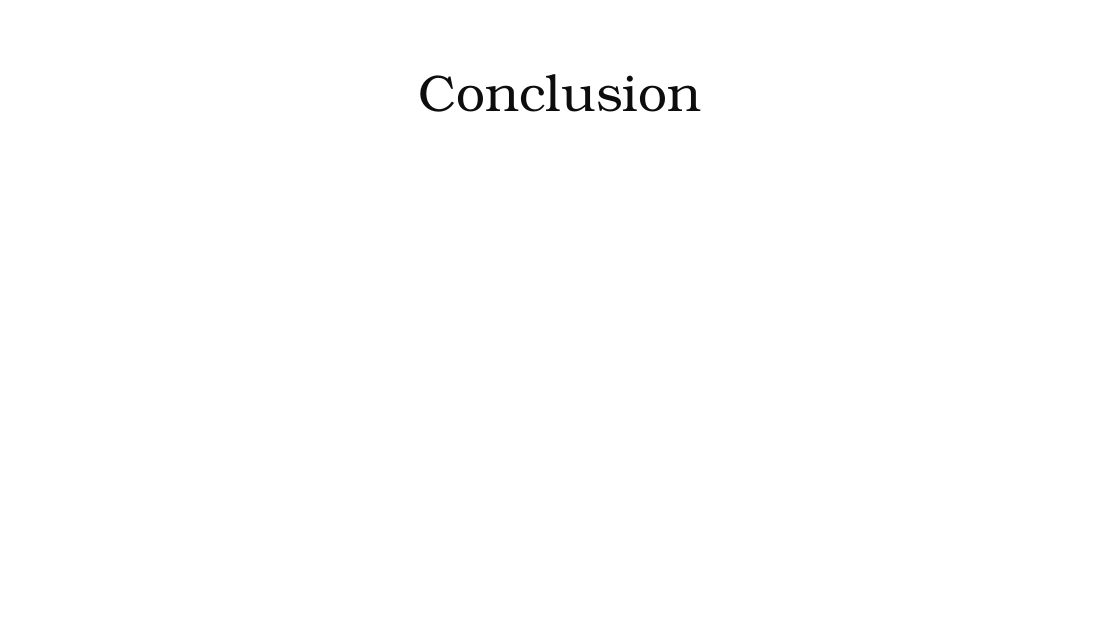
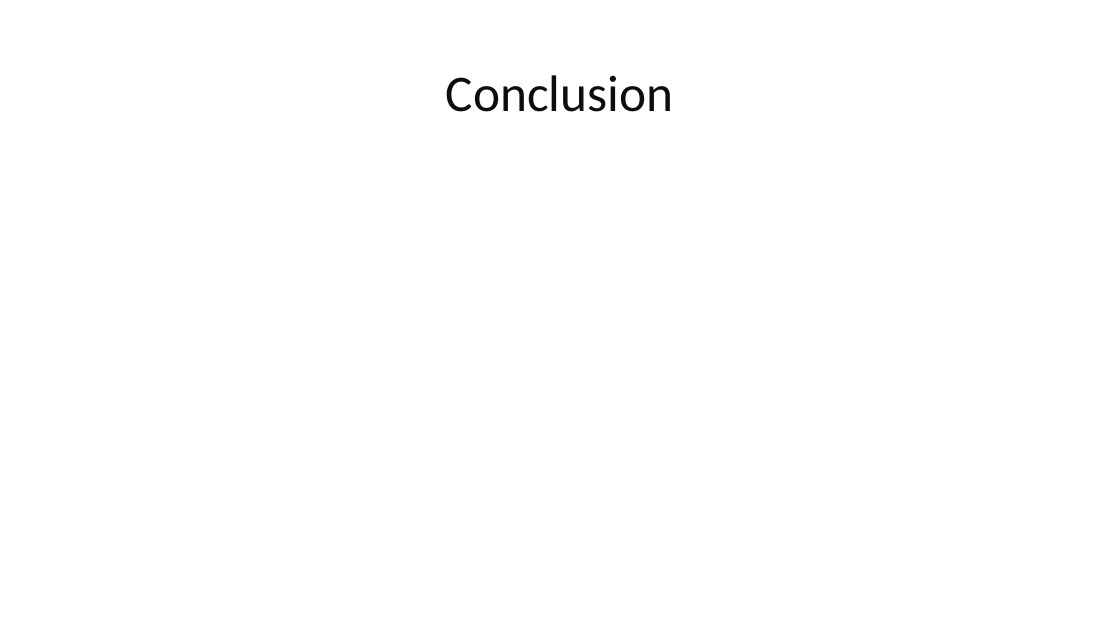
Before and after one commit to evelkey/vahun, a slide deck: slide 11 of Documentation/Autoencoderes kísérletek magyar nyelven.pptx. Drawn at 1120x630 pixels with LibreOffice and Linux fonts; fonts in the diff are those of the drawing. Boxes give left, top, right and bottom in pixels: in the first picture for what was removed or moved away, otherwise in the second. Text is boxed around its words. In the diff, an @@ line names an element or a change of style, - is before the commit and + after.

```diff
--- a/Documentation/Autoencoderes kísérletek magyar nyelven.pptx
+++ b/Documentation/Autoencoderes kísérletek magyar nyelven.pptx
@@ title "Conclusion" at bbox=[446, 75, 674, 112]: font TeX Gyre Bonum to Calibri @@
```
Also in this commit, not shown: 5 other slides changed, 2 slides added, 4 slides removed, 1 other file.
